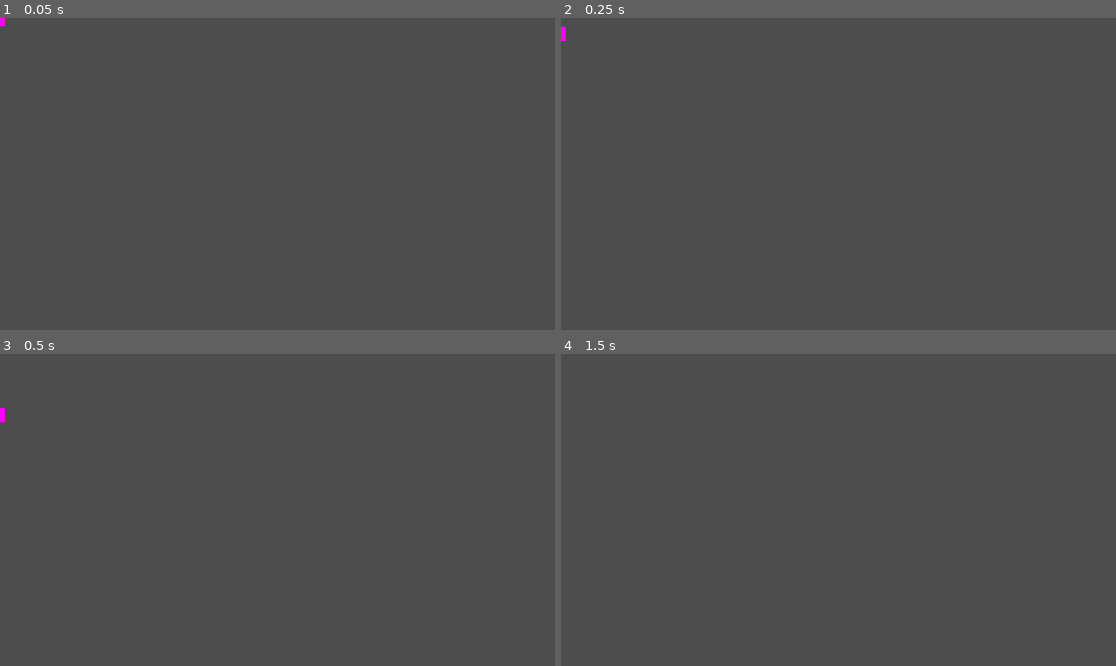
Above: before the commit, frames 1-4 (two rows, left to right).
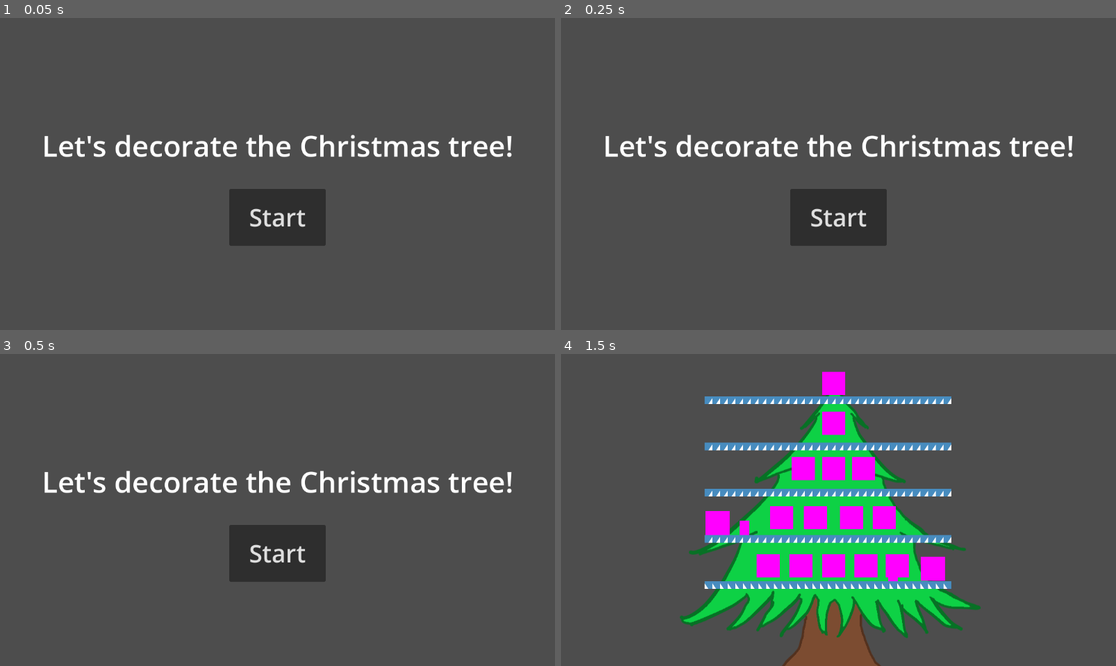
Above: after the commit, the same moments.

Repository: SupakornPholsiri/Decorate_christmas_tree
Game: Godot game, scene res://main_menu.tscn
Two runs of this game, one before a commit and one after it. Both use one fixed random seed, a clock stepped at 60 frames per second and the inputs below. Before the commit the project starts from res://Player/player.tscn. The engine's default icon, where the game draws it, is replaced by a stand-in: a white triangle on a blue panel in a dark square.
Inputs (mouse positions are in pixels of both pictures, inside the frame that each line leads up to):
- Up to frame 1 (0.05 s): no input
- Up to frame 2 (0.25 s): no input
- Up to frame 3 (0.5 s): no input
- Up to frame 4 (1.5 s): click (838, 553) at 0.5 s, where only the run after the commit has a clickable "Start"; tap Enter at 1.25 s

The runs differ from the first frame. In frame 1, 5.3% of the frame differs, in the area x 0-93%, y 0-74%; in frame 2, 5.3%; in frame 3, 5.3%; in frame 4, 25%, in the area x 21-76%, y 5-100%.

Commit message:
Add main menu

Diff:
--- /dev/null
+++ b/main_menu.gd
@@ -0,0 +1,14 @@
+extends Control
+
+# Called when the node enters the scene tree for the first time.
+func _ready():
+	pass # Replace with function body.
+
+
+# Called every frame. 'delta' is the elapsed time since the previous frame.
+func _process(delta):
+	pass
+
+
+func _on_button_pressed():
+	get_tree().change_scene_to_file("res://main.tscn")
--- /dev/null
+++ b/main_menu.tscn
@@ -0,0 +1,46 @@
+[gd_scene load_steps=2 format=3 uid="uid://ctujrr2xog64v"]
+
+[ext_resource type="Script" path="res://main_menu.gd" id="1_hgs1p"]
+
+[node name="MainMenu" type="Control"]
+layout_mode = 3
+anchors_preset = 15
+anchor_right = 1.0
+anchor_bottom = 1.0
+grow_horizontal = 2
+grow_vertical = 2
+script = ExtResource("1_hgs1p")
+
+[node name="Button" type="Button" parent="."]
+layout_mode = 1
+anchors_preset = 8
+anchor_left = 0.5
+anchor_top = 0.5
+anchor_right = 0.5
+anchor_bottom = 0.5
+offset_left = -100.0
+offset_top = 31.0
+offset_right = 100.0
+offset_bottom = 149.0
+grow_horizontal = 2
+grow_vertical = 2
+theme_override_font_sizes/font_size = 50
+text = "Start"
+
+[node name="Label" type="Label" parent="."]
+layout_mode = 1
+anchors_preset = 8
+anchor_left = 0.5
+anchor_top = 0.5
+anchor_right = 0.5
+anchor_bottom = 0.5
+offset_left = -489.0
+offset_top = -101.5
+offset_right = 489.0
+offset_bottom = -18.5
+grow_horizontal = 2
+grow_vertical = 2
+theme_override_font_sizes/font_size = 60
+text = "Let's decorate the Christmas tree!"
+
+[connection signal="pressed" from="Button" to="." method="_on_button_pressed"]
--- a/project.godot
+++ b/project.godot
@@ -11,7 +11,7 @@
 [application]
 
 config/name="Lets_decorate_the_tree"
-run/main_scene="res://Player/player.tscn"
+run/main_scene="res://main_menu.tscn"
 config/features=PackedStringArray("4.2", "GL Compatibility")
 config/icon="res://icon.svg"
 
